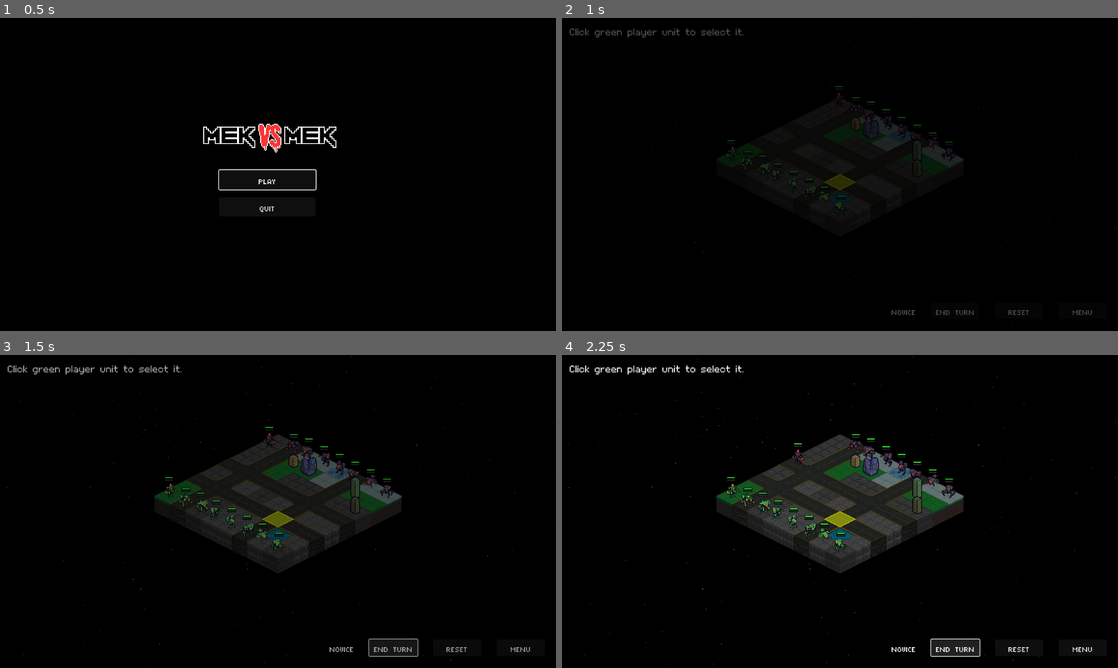
Above: before the commit, frames 1-4 (two rows, left to right).
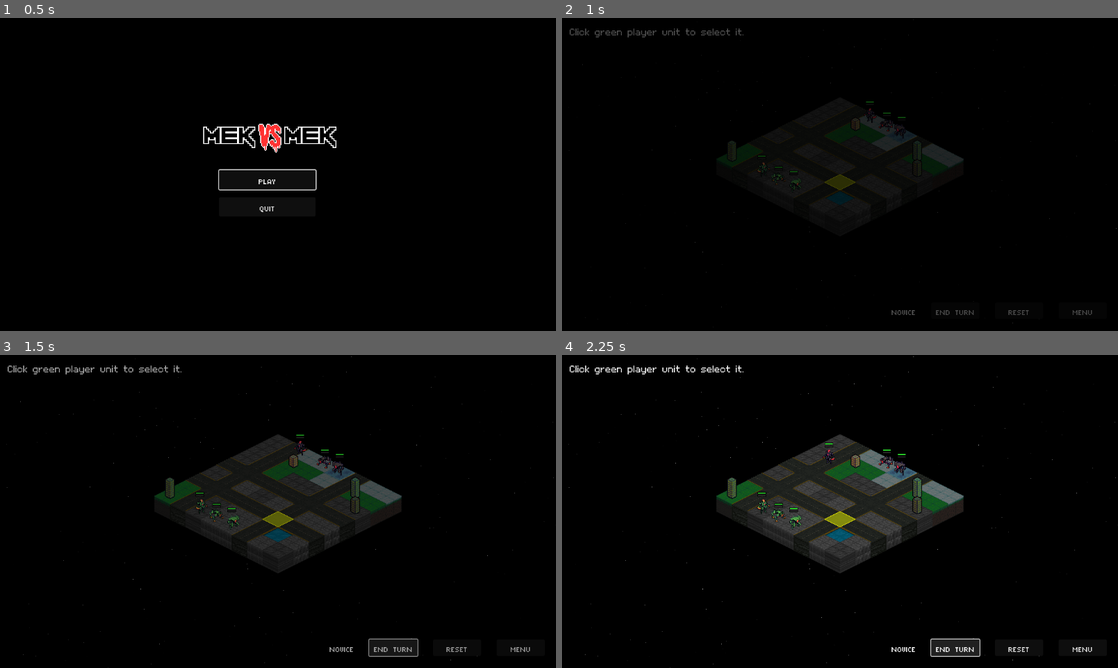
Above: after the commit, the same moments.

Repository: Tekknobot/Terrain
Game: Godot game, scene res://Scenes/TitleScreen.tscn
The game is run twice, just before and just after one commit, with the same random seed, the same clock (stepped at 60 frames per second) and the same inputs.
Inputs:
- Up to frame 1 (0.5 s): no input
- Up to frame 2 (1 s): click "PLAY" at 0.5 s
- Up to frame 3 (1.5 s): click "END TURN" at 1.25 s
- Up to frame 4 (2.25 s): click "END TURN" at 2 s

Frame 1 is identical in both runs. In frame 2, 0.4% of the frame differs, in the area x 29-71%, y 21-62%; in frame 3, 1.0%; in frame 4, 1.3%, in the area x 29-71%, y 25-64%.

Commit message:
Refactor.

Diff:
--- a/Scripts/TileMap.gd
+++ b/Scripts/TileMap.gd
@@ -420,7 +420,7 @@
 
 func _spawn_side(units: Array[PackedScene], row: int, is_player: bool, used_tiles: Array[Vector2i]) -> void:
 	# 1) Decide how many to spawn: 4 at level 1, +1 per extra level.
-	var base := 8
+	var base := 3
 	var raw_spawn = base + max(GameData.current_level - 1, 0)
 
 	# Cap player spawns at 8 without using a ternary
@@ -621,7 +621,8 @@
 		# If that tile is invalid (off‐map / water / occupied), find nearest valid land
 		if not is_within_bounds(spawn_tile) \
 		   or is_tile_occupied(spawn_tile) \
-		   or is_water_tile(spawn_tile):
+		   or is_water_tile(spawn_tile) \
+		   or used_tiles.has(spawn_tile):
 
 			spawn_tile = _find_nearest_land(spawn_tile, used_tiles)
 			if spawn_tile == Vector2i(-1, -1):
--- a/Scripts/TutorialManager.gd
+++ b/Scripts/TutorialManager.gd
@@ -26,7 +26,7 @@
 		6:
 			_set_text("Tip: Destroy unit with collision.")
 		7:
-			_set_text("Tip: Tip: Destroy unit by pushing it off grid.")
+			_set_text("Tip: Destroy unit by pushing it off grid.")
 		8:
 			_set_text("Tip: Level up with direct hits.")
 		_:
